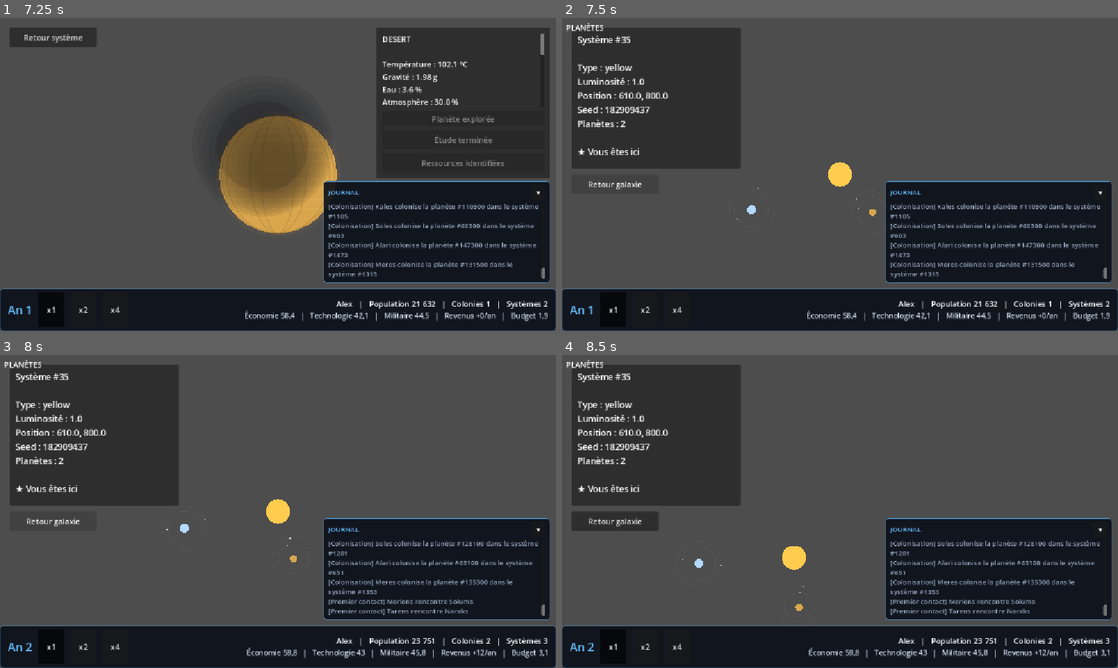
Above: before the commit, frames 1-4 (two rows, left to right).
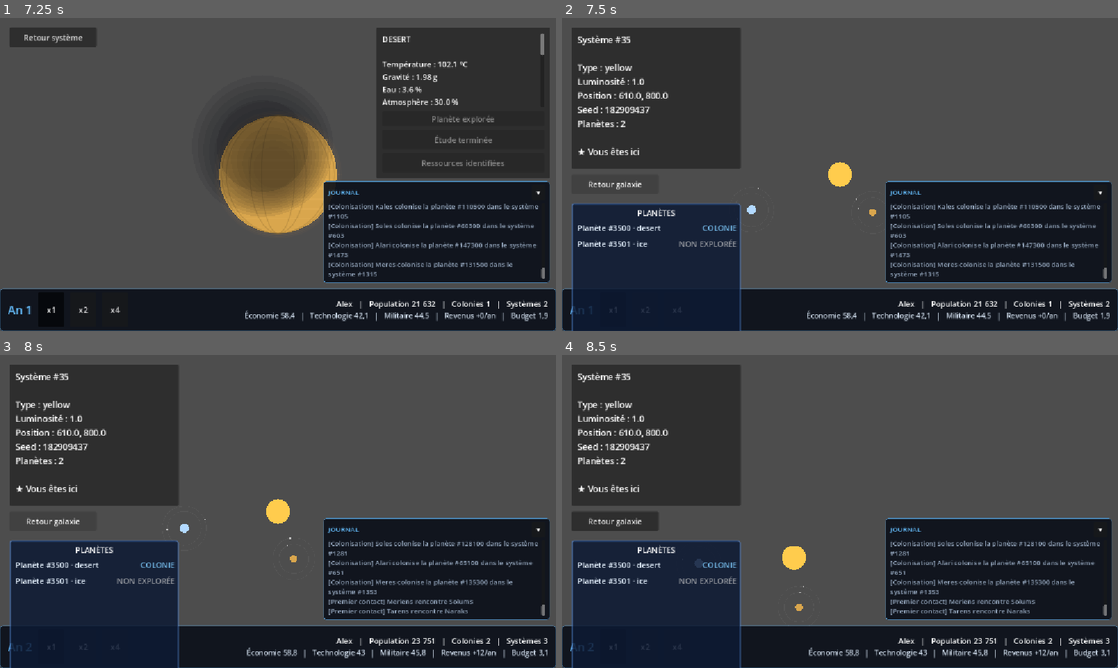
Above: after the commit, the same moments.

Repository: koromerzhin/astralis
Game: Godot game, scene res://scenes/main/Main.tscn
Two runs of this game, one before a commit and one after it. Both use one fixed random seed, a clock stepped at 60 frames per second and the inputs below.
Inputs (mouse positions are in pixels of both pictures, inside the frame that each line leads up to):
- Up to frame 1 (7.25 s): click "Nouvelle partie" at 0.5 s; click (278, 183) at 1.27 s; type "Alex" at 1.35 s; click "x1" at 2 s; click "x2" at 2.75 s; click "x4" at 3.5 s; click "▾" at 4.25 s; click "Aléatoire" at 5 s; click "Commencer" at 5.75 s; click "Exploiter les ressources" at 6.5 s
- Up to frame 2 (7.5 s): click "Retour système" at 7.25 s
- Up to frame 3 (8 s): no input
- Up to frame 4 (8.5 s): tap Enter at 8 s; move the mouse to (962, 495) at 8.02 s; hold D from 8.03 s (still down); hold Z from 8.03 s (still down); click (962, 495) at 8.17 s; tap Space at 8.27 s

Frame 1 is identical in both runs. In frame 2, 9.2% of the frame differs, in the area x 0-33%, y 1-100%; in frame 3, 9.2%; in frame 4, 9.2%.

Commit message:
feat: Adjust initial position and size settings for the planet list panel

Diff:
--- a/scripts/ui/system_planet_list.gd
+++ b/scripts/ui/system_planet_list.gd
@@ -16,6 +16,13 @@
 	theme = null
 	focus_mode = FOCUS_NONE
 	mouse_filter = Control.MOUSE_FILTER_STOP
+
+	# Colonne gauche, sous StarInfo (bottom 320) et le bouton de nav
+	# (332..372 quand StarInfo est visible).
+	position = Vector2(20.0, 384.0)
+	size = Vector2(350.0, 300.0)
+	custom_minimum_size = Vector2(350.0, 160.0)
+
 	var style := StyleBoxFlat.new()
 	style.bg_color = PANEL_COLOR
 	style.border_color = BORDER_COLOR
